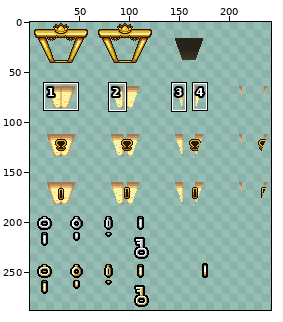
Edited in one commit: sprite sheet (resources/gfx/grid/00_rd_treasuredoor.png). Above, an overview of the earlier version with the close-up marked.
Close-up. First the earlier version:
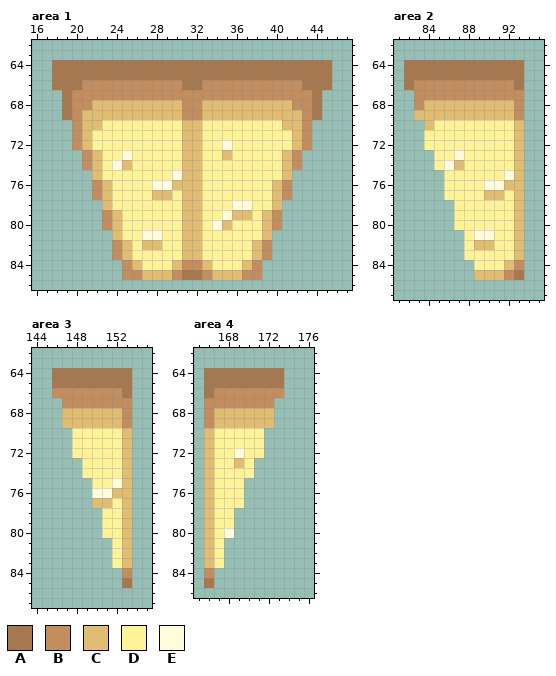
The file is 256x288 pixels. Colours within 5 levels of each other are drawn and written as one. Shown: area 1: x 16..47, y 62..86; area 2: x 81..95, y 62..87; area 3: x 144..155, y 62..87; area 4: x 165..176, y 62..86. The wide view leaves out empty margins. The commit also changed other parts of the picture, which this record leaves out.
Palette (. is transparent): A #a57850  B #c28e5f  C #e0bd73  D #fff39a  E #fffbdb
After the commit:
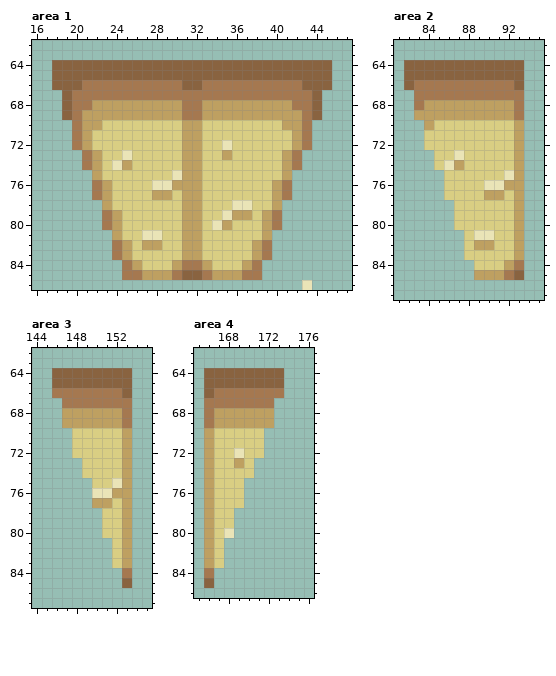
Change:
@@ palette @@
-A #a57850
+A #896340
-B #c28e5f
+B #a57850
-C #e0bd73
+C #bea061
-D #fff39a
+D #d9ce83
-E #fffbdb
+E #eae4b7
--- area 1
@@ x 41..45 @@
 85 .....
-86 .....
+86 ..E..
Changed places in both close-ups, as pixel boxes (x1, y1, x2, y2):
changed: (52, 60, 332, 280)
added: (302, 280, 312, 290)
changed: (404, 60, 524, 280)
changed: (52, 368, 132, 588)
changed: (204, 368, 284, 588)
